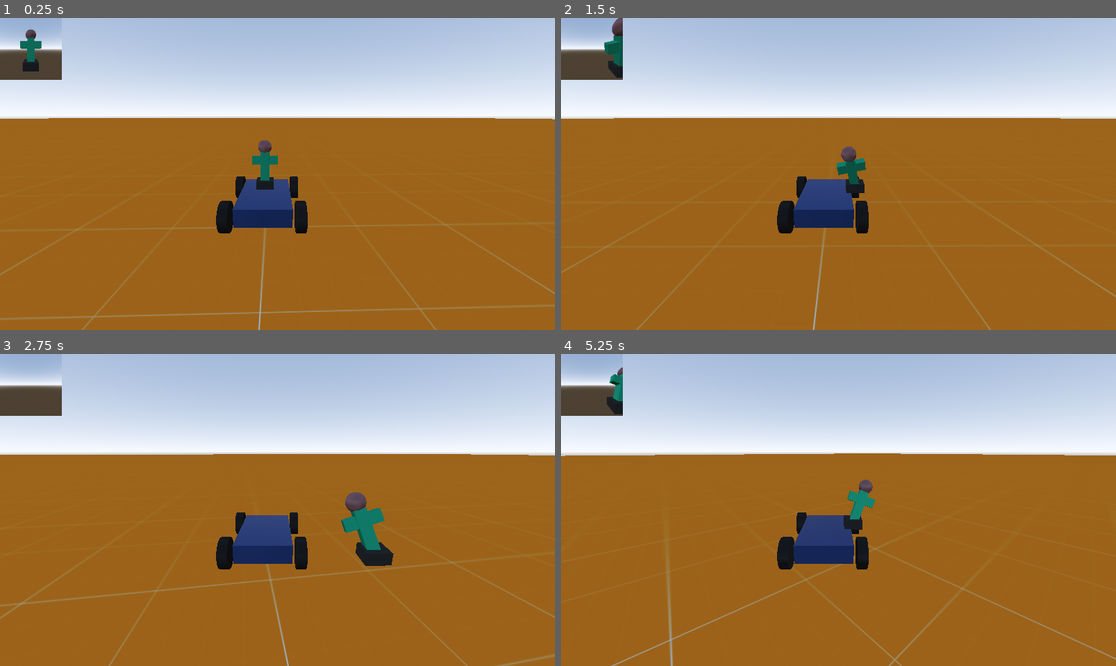
Above: before the commit, frames 1-4 (two rows, left to right).
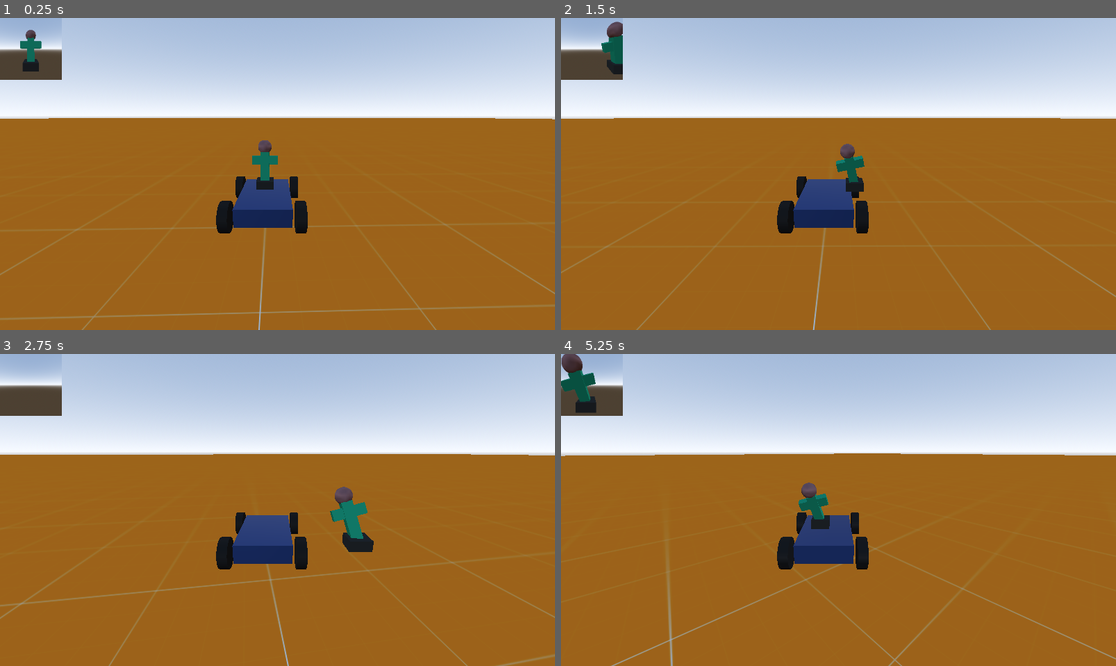
Above: after the commit, the same moments.

Repository: Griiimon/Stand-On-Car
Game: Godot game, scene res://level.tscn
The game is run twice, just before and just after one commit, with the same random seed, the same clock (stepped at 60 frames per second) and the same inputs.
Inputs:
- Up to frame 1 (0.25 s): no input
- Up to frame 2 (1.5 s): hold Right (ui_right) 0.53-1.28 s; hold Down (ui_down) from 1.28 s (still down)
- Up to frame 3 (2.75 s): release Down (ui_down) at 2.03 s; hold Right (ui_right) from 2.03 s (still down)
- Up to frame 4 (5.25 s): release Right (ui_right) at 2.78 s; hold Up (ui_up) 2.78-3.53 s; hold Left (ui_left) 3.53-5.03 s; hold Down (ui_down) from 5.03 s (still down)

The runs differ from the first frame. In frame 1, less than 0.1% of the frame differs, in the area x 4-48%, y 3-44%; in frame 2, 0.4%; in frame 3, 1.4%; in frame 4, 1.9%, in the area x 0-57%, y 0-57%.

Commit message:
Update velocity calculation

Diff:
--- a/car.gd
+++ b/car.gd
@@ -30,8 +30,7 @@
 
 
 func _physics_process(delta: float) -> void:
-	var current_velocity := (global_position - last_position) / delta
-	var local_velocity := current_velocity.rotated(Vector3.UP, global_rotation.y)
+	var local_velocity := global_transform.affine_inverse() * linear_velocity
 	acceleration = (local_velocity - last_velocity) / delta
 
 	last_position = global_position
--- a/level.tscn
+++ b/level.tscn
@@ -33,7 +33,7 @@
 script = ExtResource("1_u52ul")
 player = NodePath("CanvasLayer/SubViewportContainer/SubViewport/Player")
 car = NodePath("Car")
-player_acceleration_factor = 1.0
+player_acceleration_factor = 0.5
 
 [node name="Floor" type="StaticBody3D" parent="." unique_id=1952796701]
 
